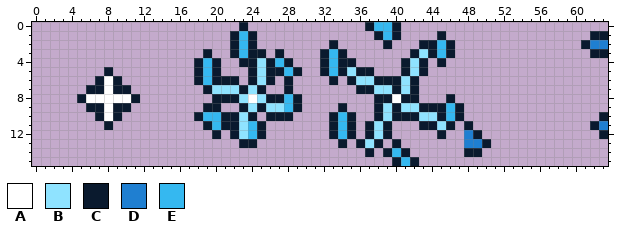
Two versions of one pixel-art file, art/authoring/spells/ice_hit.aseprite. Above is the file before it was changed.
64x16 pixels, 1 frame.
Palette (. is transparent): A #ffffff  B #8fe3ff  C #0a1a2e  D #1f7fd1  E #35b8f0
Pixels before, first column x 5:
 0 ..................C.............CEEC.......................
 1 .................CEC.............CEC....C................CC
 2 .................CEC........C.....C...CCEC..............CDD
 3 ..............C..CECC.C....CEC.......CBCEC...............CC
 4 .............CEC..CCBCEC...CECC.....CBC.C..................
 5 ...C.........CEC...CBCCEC..CECBCC...CBC....................
 6 ..CAC........CECCC.CBC.C....C.CBBCCCBC.....................
 7 .CCACC........CBBBCBC..C.......CCBBCBC.....................
 8 CAAAAAC........CCCBABCCEC........CCACC...C.................
 9 .CCACC........CC..CBCBBEC....C...CBCBBCCCEC................
10 ..CAC........CEECCBC.CCC....CEC..CBCCCBBCEC...............C
11 ...C..........CECCBEC.......CEC.CBC...CCBC.C.............CD
12 ...............C.CBEC.......CEC.CBC.....C..DC.............C
13 ..................CC.........C.CBC.C.......DDC.............
14 ................................C.CEC......CC..............
15 ...................................CEC.....................
Now the later version:
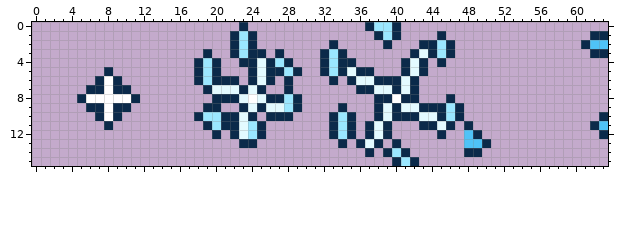
Changes in this commit:
colour B: #8fe3ff -> #e3faff
colour C: #0a1a2e -> #0b2a4a
colour D: #1f7fd1 -> #4fc3f7
colour E: #35b8f0 -> #9be7ff
